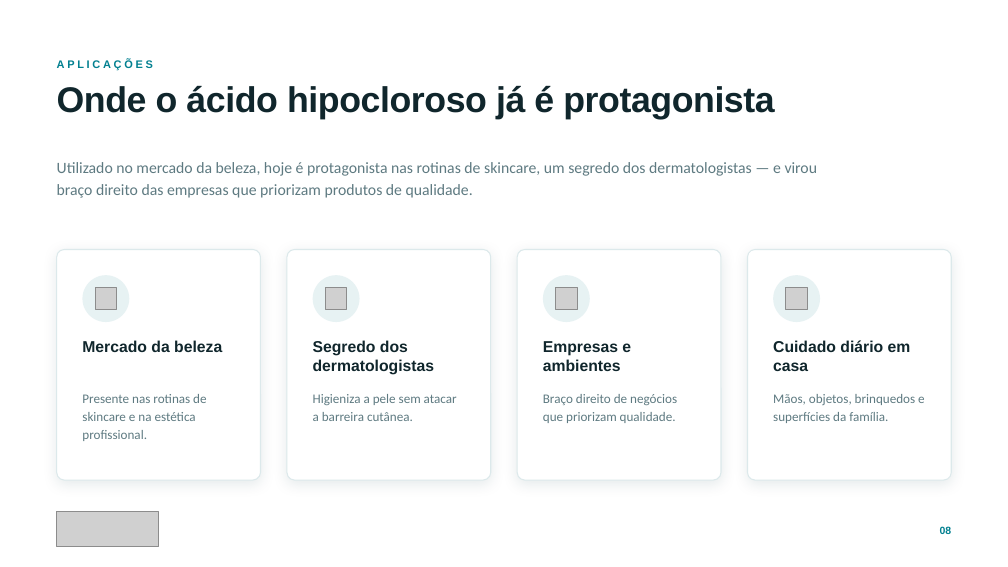
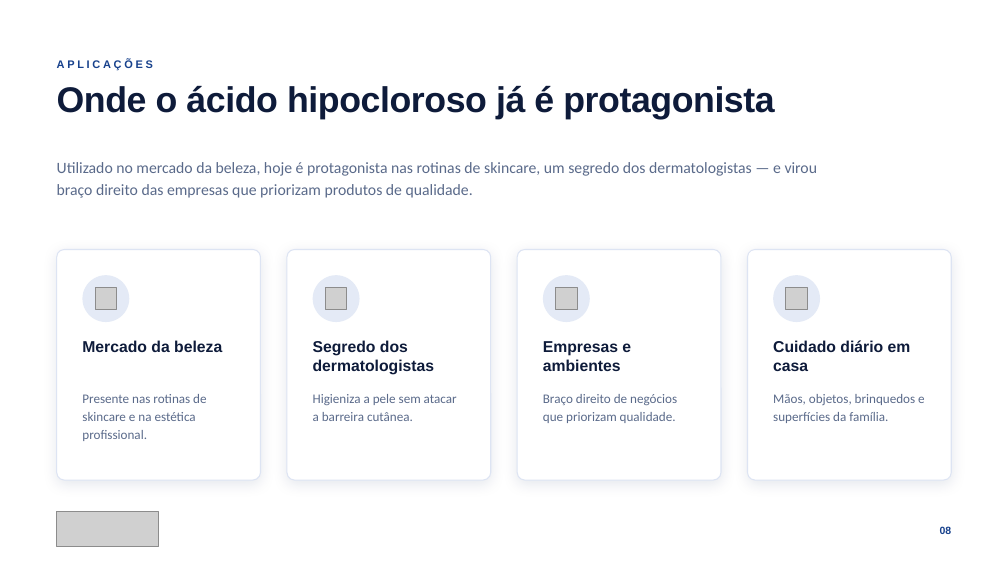
Before and after one commit to eglisbandeira40/Victor, a slide deck: slide 8 of apresentacao/Acido-Hipocloroso-Apresentacao.pptx. Drawn at 1008x567 pixels with LibreOffice and Linux fonts; fonts in the diff are those of the drawing; grey boxes stand for pictures. Boxes give left, top, right and bottom in pixels: in the first picture for what was removed or moved away, otherwise in the second. Text is boxed around its words. In the diff, an @@ line names an element or a change of style, - is before the commit and + after.

```diff
--- a/apresentacao/Acido-Hipocloroso-Apresentacao.pptx
+++ b/apresentacao/Acido-Hipocloroso-Apresentacao.pptx
@@ text "APLICAÇÕES" at [57,60,153,71]: text colour #028090 to #17418C @@
@@ text "Onde o ácido hipocloroso já ..." at [57,85,774,120]: text colour #10262C to #0E1B3A @@
@@ outline #DCE9EB 1 pt to #DDE4F3 1 pt; shadow changed in 4 elements at [57,250,261,480], [287,250,492,480], [517,250,721,480], [748,250,952,480] @@
@@ text colour #5E7A81 to #5A6A8A in 5 elements at [57,162,818,198], [82,394,206,441], [313,394,457,421], [543,394,677,423], [773,394,925,423] @@
@@ text "08" at [940,527,952,534]: text colour #028090 to #17418C @@
```
Also in this commit, not shown: 10 other slides changed, 3 other files.
